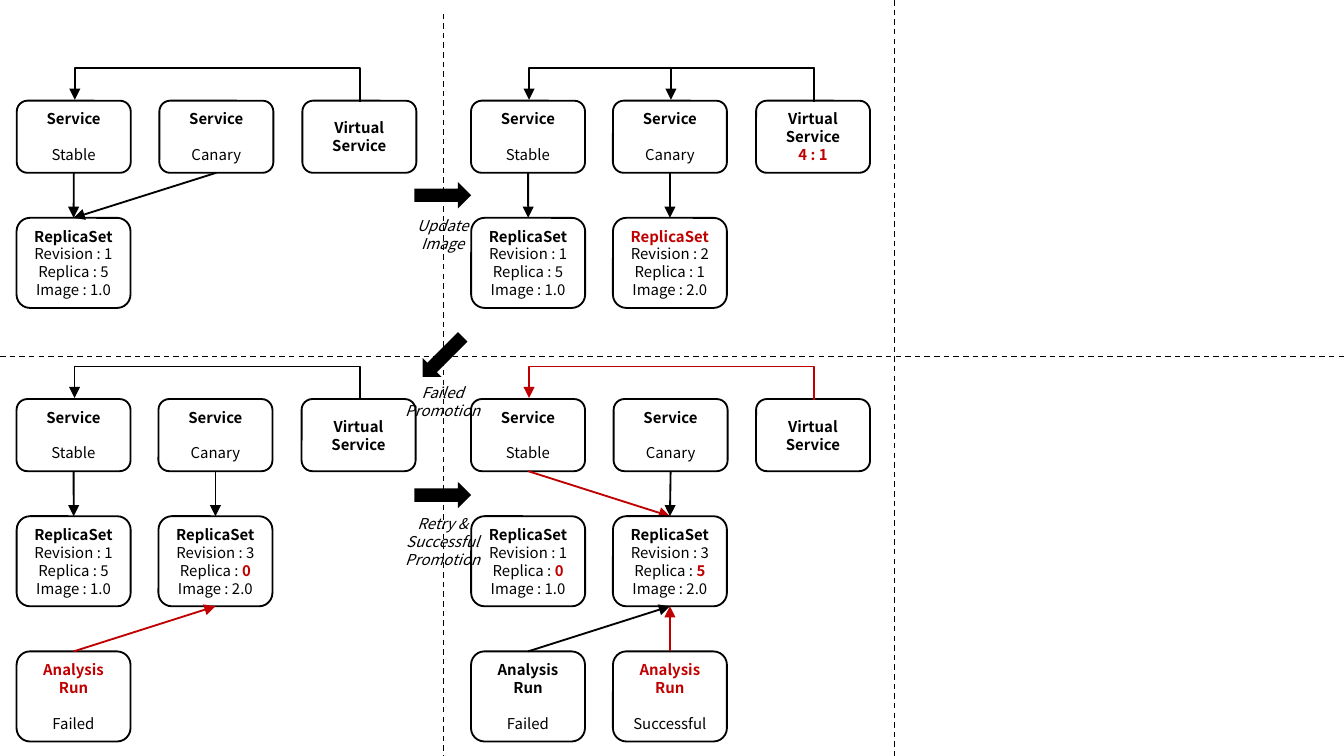
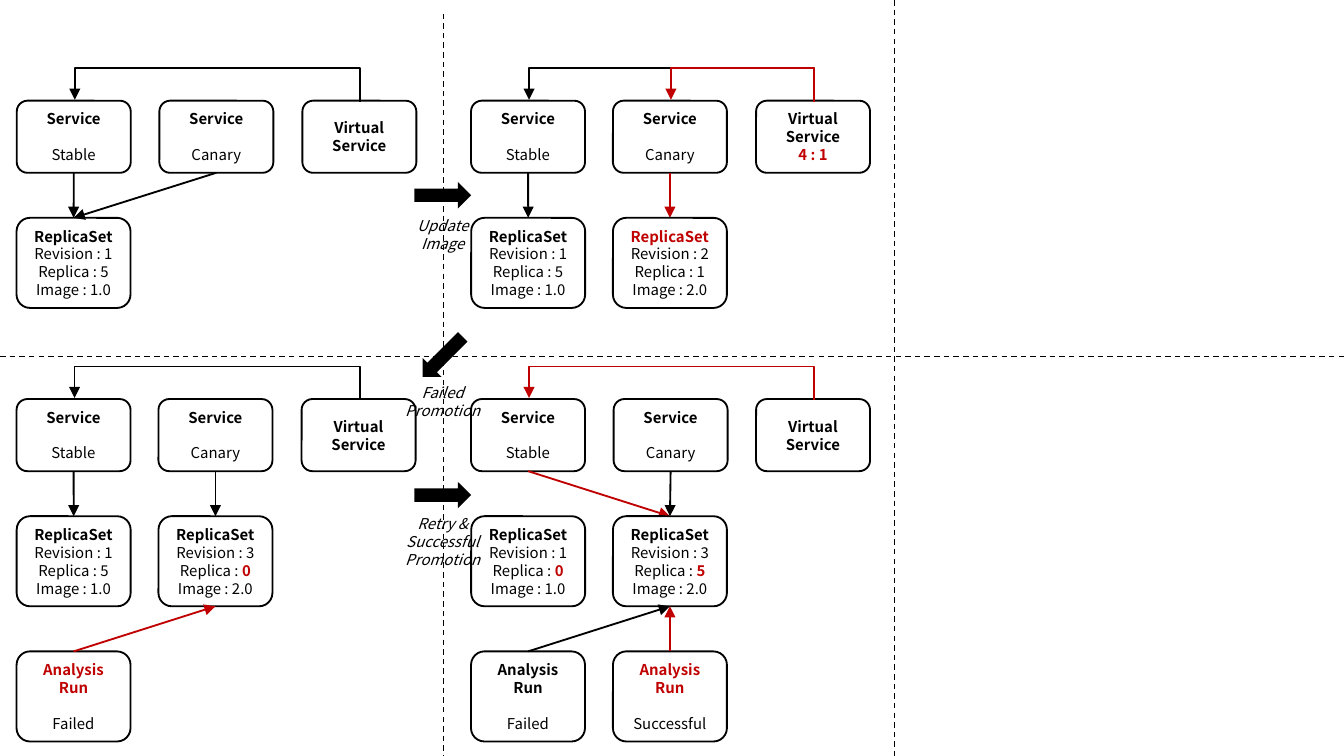
Before and after one commit to ssup2/blog-software, a slide deck: slide 6 of content/docs/theory-analysis/argo-rollouts/images/images.pptx. Drawn at 1344x756 pixels with LibreOffice and Linux fonts; fonts in the diff are those of the drawing. Boxes give left, top, right and bottom in pixels: in the first picture for what was removed or moved away, otherwise in the second. Text is boxed around its words. In the diff, an @@ line names an element or a change of style, - is before the commit and + after.

```diff
--- a/content/docs/theory-analysis/argo-rollouts/images/images.pptx
+++ b/content/docs/theory-analysis/argo-rollouts/images/images.pptx
@@ elbow arrow (814, 102) - (671, 99): stroke #000000 1 pt to #C00000 1 pt @@
@@ arrow (671, 173) - (671, 218): stroke #000000 1 pt to #C00000 1 pt @@
```
Also in this commit, not shown: 3 other slides changed, 3 slides added, 12 other files.
